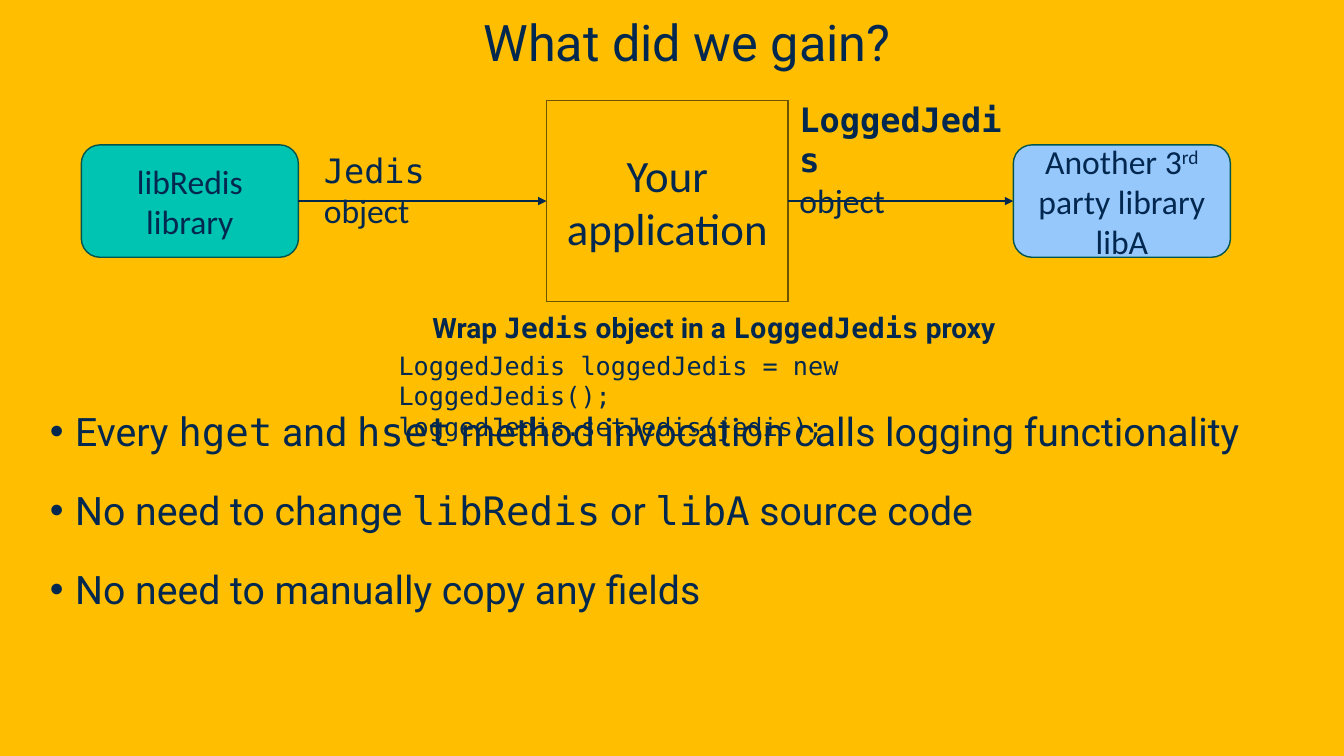
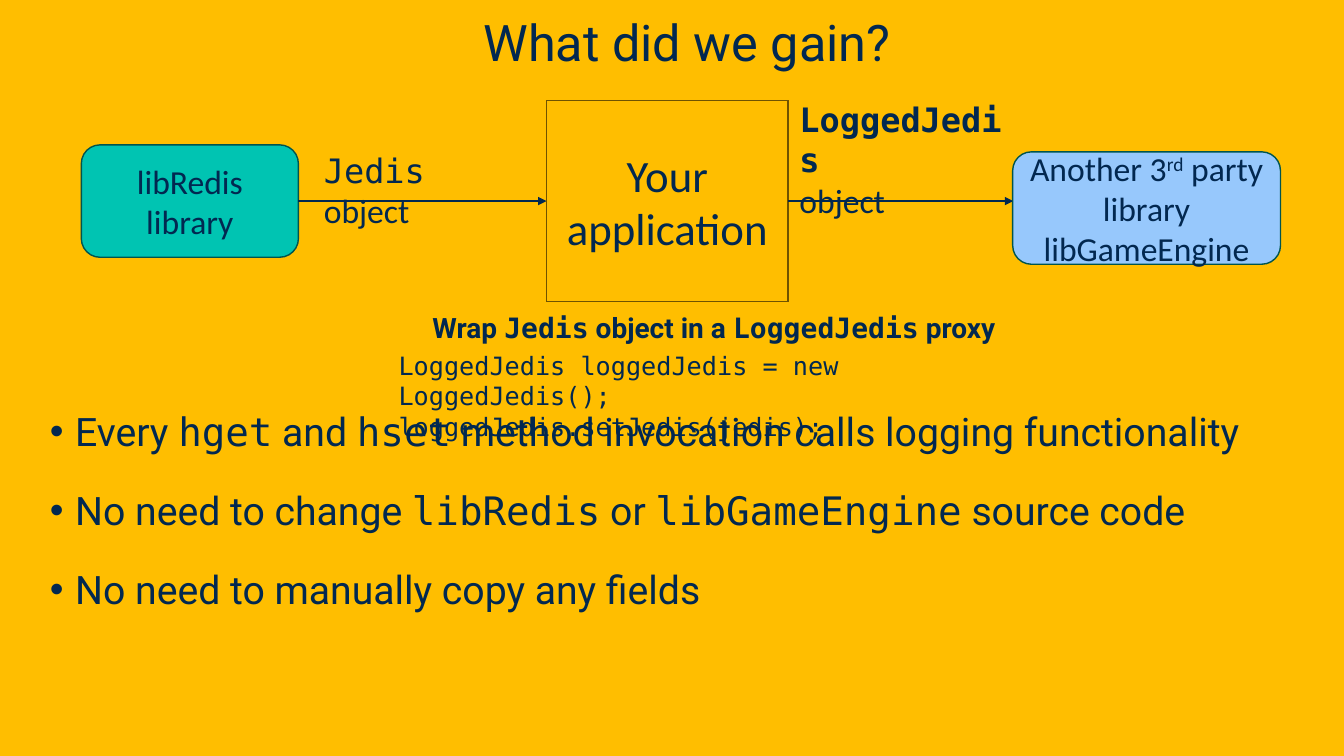
Before and after one commit to davsec-teaching/ecs160-f25, a slide deck: slide 87 of slides/5_annotations_and_reflection.pptx (slide 83 before the commit). Drawn at 1344x756 pixels with LibreOffice and Linux fonts; fonts in the diff are those of the drawing; background and template pictures are left out. Boxes give left, top, right and bottom in pixels: in the first picture for what was removed or moved away, otherwise in the second. Text is boxed around its words. In the diff, an @@ line names an element or a change of style, - is before the commit and + after.

```diff
--- a/slides/5_annotations_and_reflection.pptx
+++ b/slides/5_annotations_and_reflection.pptx
@@ rounded rectangle "Another 3rd party library libGameEngine": place and size @@
-rounded rectangle "Another 3rd party library libGameEngine" at (1013,145,1230,258)
+rounded rectangle "Another 3rd party library libGameEngine" at (1013,152,1281,265)
@@ text in rounded rectangle at (1030,157,1263,270): text changed @@
-Another 3rd party library libA
+Another 3rd party library libGameEngine
@@ text at (75,495,1185,534): text changed @@
-• No need to change libRedis or libA source code
+• No need to change libRedis or libGameEngine source code
```
Also in this commit, not shown: 8 other slides changed, 4 slides added, 1 slide removed, 1 other file.
